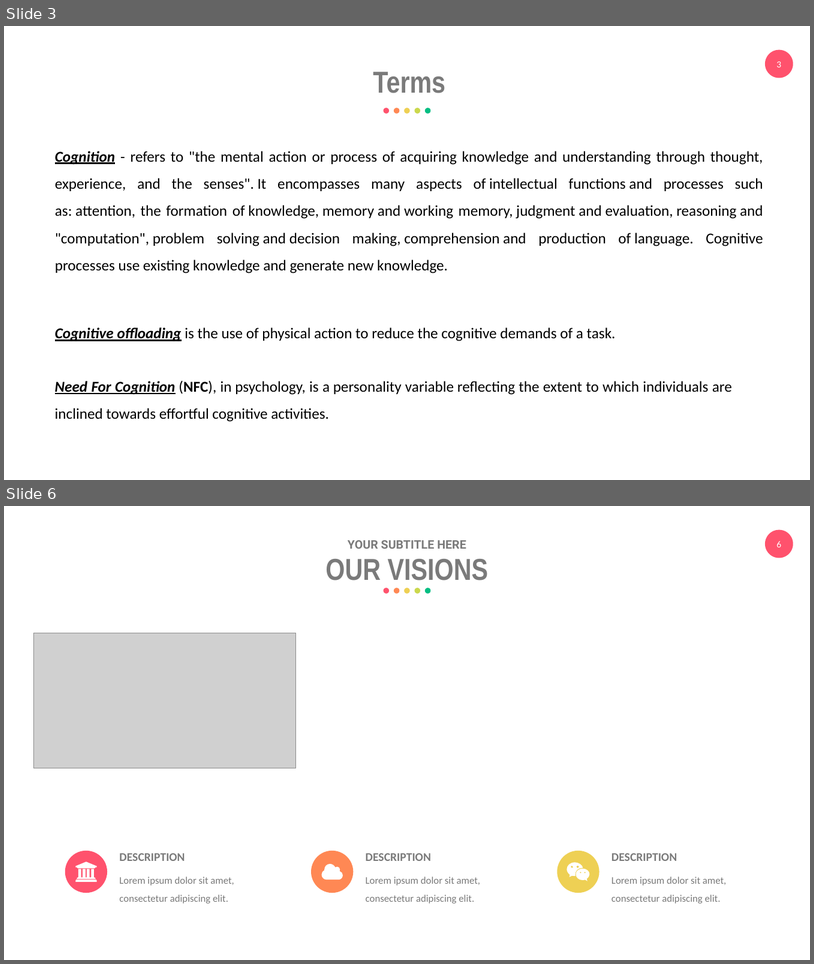
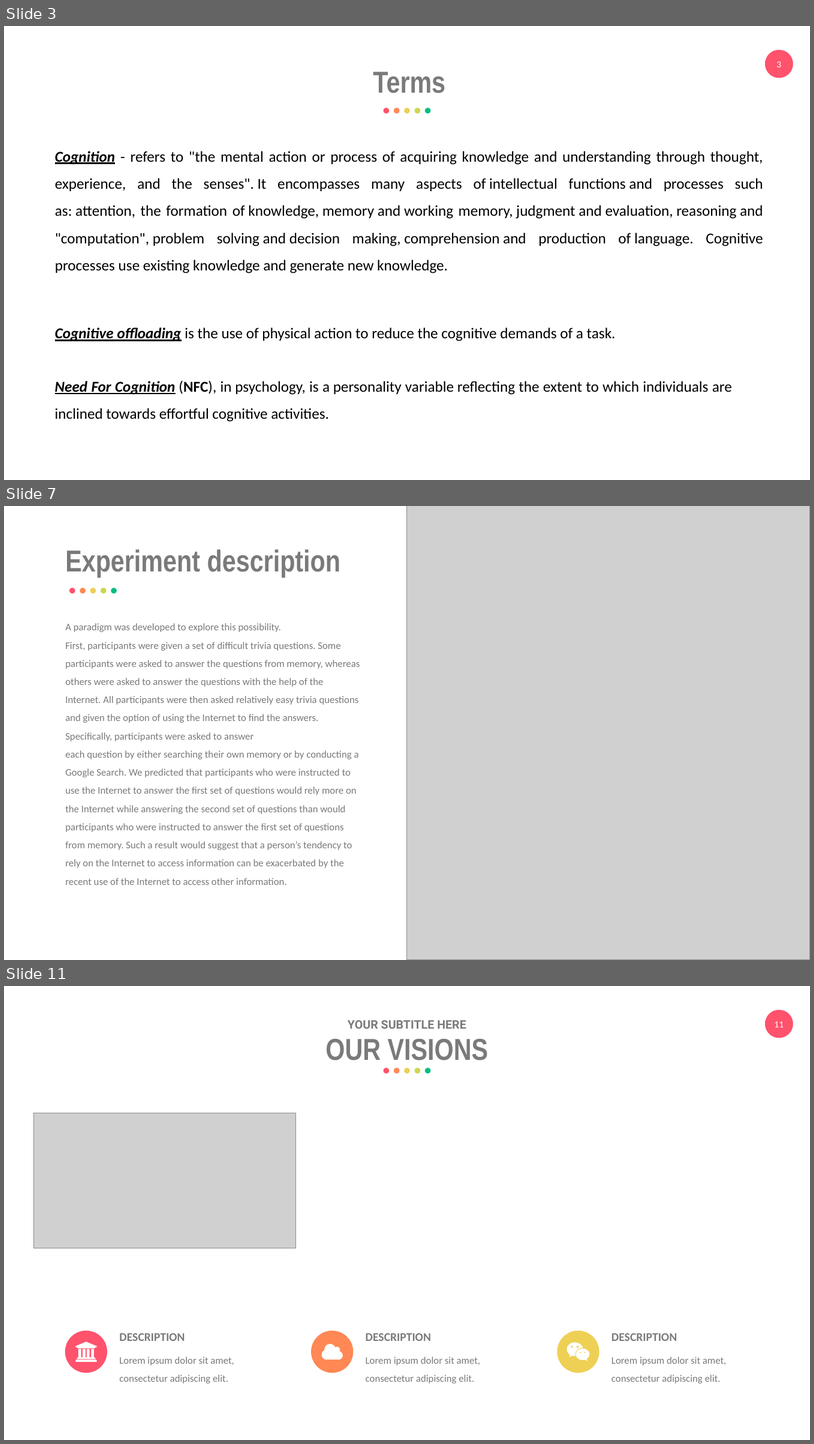
Before and after one commit to eemintz/ResearchML, a slide deck: PresentationEliyahuMintz.pptx. Shown one above the other, each under a label of ours: slides 3 and 6 before the commit, slides 3, 7 and 11 after it; the slides between them are not shown. The pictures are 814x964 and 814x1444 pixels, drawn with LibreOffice and Linux fonts; fonts in the diff are those of the drawing; grey boxes stand for pictures. Boxes give left, top, right and bottom in pixels: in the first picture for what was removed or moved away, otherwise in the second. Text is boxed around its words. In the diff, an @@ line names an element or a change of style, - is before the commit and + after.

```diff
--- a/PresentationEliyahuMintz.pptx
+++ b/PresentationEliyahuMintz.pptx
@@ slide 7 added at [4,506,810,960], background #FFFFFF @@
@@ picture added at [408,506,810,960] @@
@@ text added at [65,549,341,577], 36 pt, text #7A7A7A, bold @@
+Experiment description
@@ group added at [69,588,117,594]: 5 ellipses @@
@@ text added at [65,623,360,885], 12 pt, text #7A7A7A @@
+A paradigm was developed to explore this possibility.
+First, participants were given a set of difficult trivia questions. Some participants were asked to answer the questions from memory, whereas others were asked to answer the questions with the help of the Internet. All participants were then asked relatively easy trivia questions and given the option of using the Internet to find the answers. Specifically, participants were asked to answer
+each question by either searching their own memory or by conducting a Google Search. We predicted that participants who were instructed to use the Internet to answer the first set of questions would rely more on the Internet while answering the second set of questions than would participants who were instructed to answer the first set of questions from memory. Such a result would suggest that a person’s tendency to rely on the Internet to access information can be exacerbated by the recent use of the Internet to access other information.
@@ what was slide 6 is now slide 11 @@
@@ page number at [774,1021,784,1027]: text changed @@
-6
+11
```
Also in this commit, not shown: 4 slides changed, 6 other slides added, 4 slides removed.
